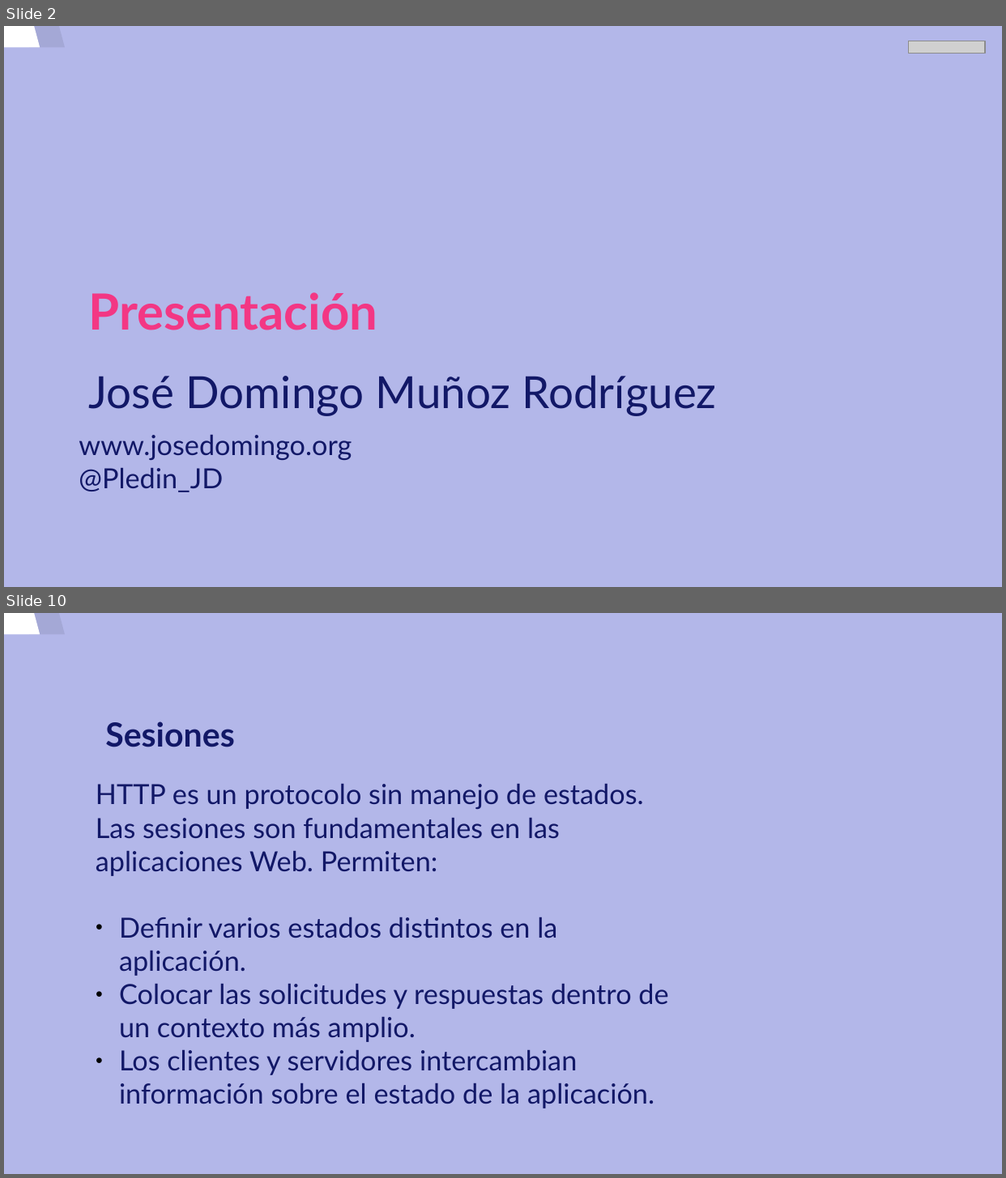
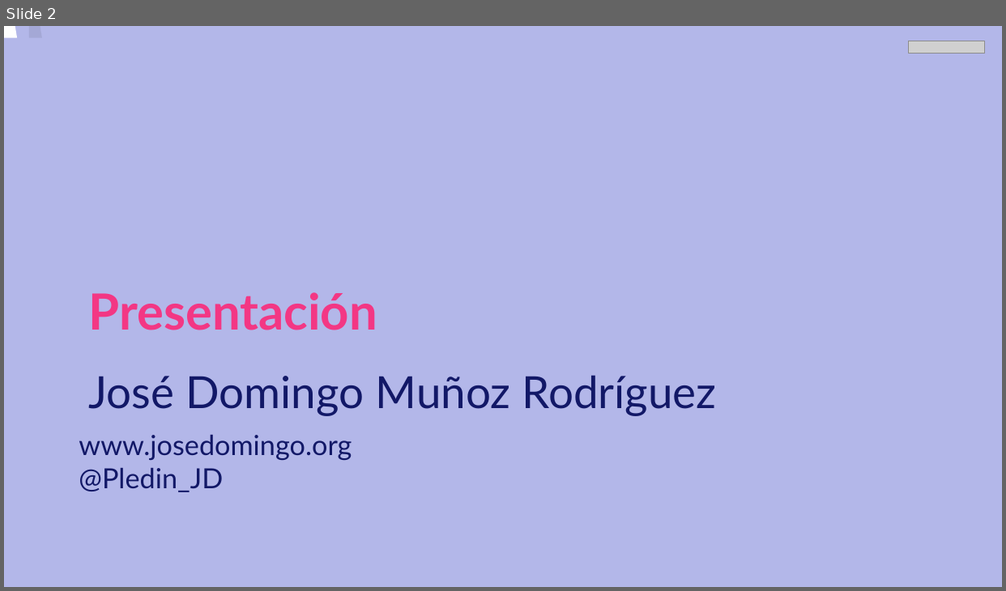
Before and after one commit to josedom24/curso_flask, a slide deck: curso/u0/u0.odp. Shown one above the other, each under a label of ours: slides 2 and 10 before the commit, slide 2 after it; the slides between them are not shown. The pictures are 1006x1178 and 1006x591 pixels, drawn with LibreOffice and Linux fonts; fonts in the diff are those of the drawing; grey boxes stand for pictures. Boxes give left, top, right and bottom in pixels: in the first picture for what was removed or moved away, otherwise in the second. Text is boxed around its words. In the diff, an @@ line names an element or a change of style, - is before the commit and + after.

```diff
--- a/curso/u0/u0.odp
+++ b/curso/u0/u0.odp
@@ slide 10 removed at [4, 613, 1002, 1174], background #B3B7E9; not listed: 2 template elements that a slide beside it also shows @@
@@ title removed at [105, 722, 235, 747] @@
-Sesiones
@@ text removed at [96, 784, 668, 1109] @@
-HTTP es un protocolo sin manejo de estados. Las sesiones son fundamentales en las aplicaciones Web. Permiten:
-● Definir varios estados distintos en la aplicación.
-● Colocar las solicitudes y respuestas dentro de un contexto más amplio.
-● Los clientes y servidores intercambian información sobre el estado de la aplicación.
@@ slide 2 changed as well @@
@@ freeform shape at [4, 26, 902, 587]: outline redrawn @@
@@ freeform shape at [29, 26, 927, 587]: outline redrawn @@
```
Also in this commit, not shown: 1 other slide changed, 6 slides added, 7 other slides removed, 1 other file.
